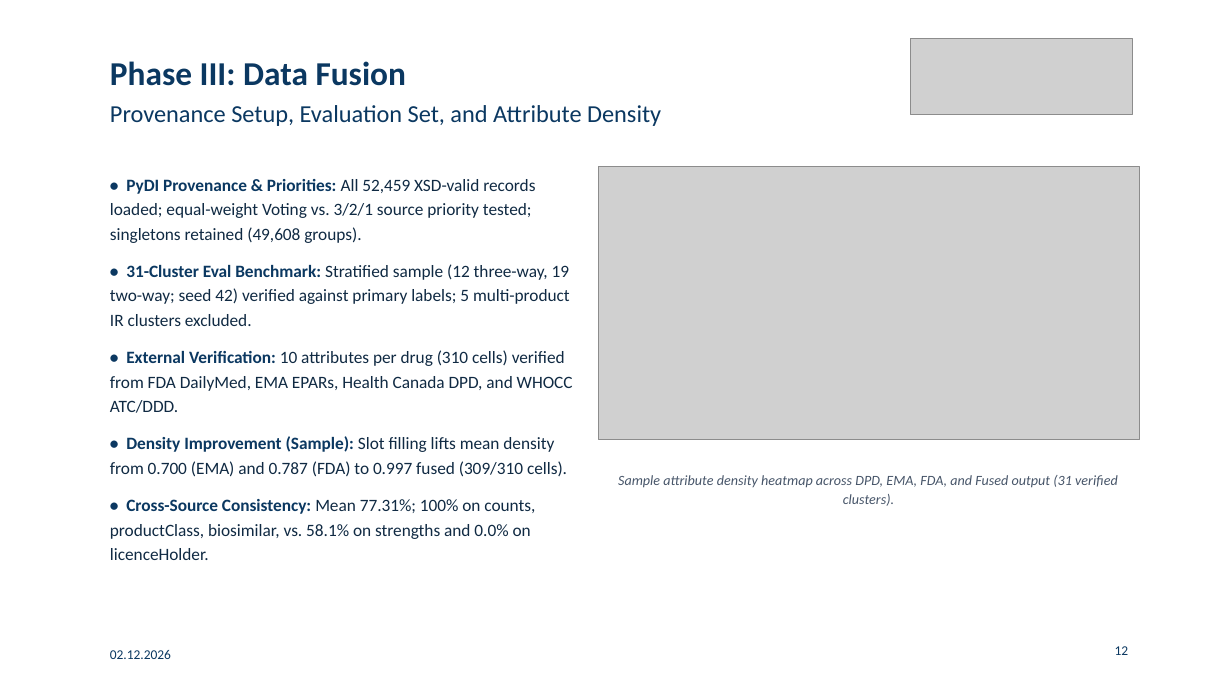
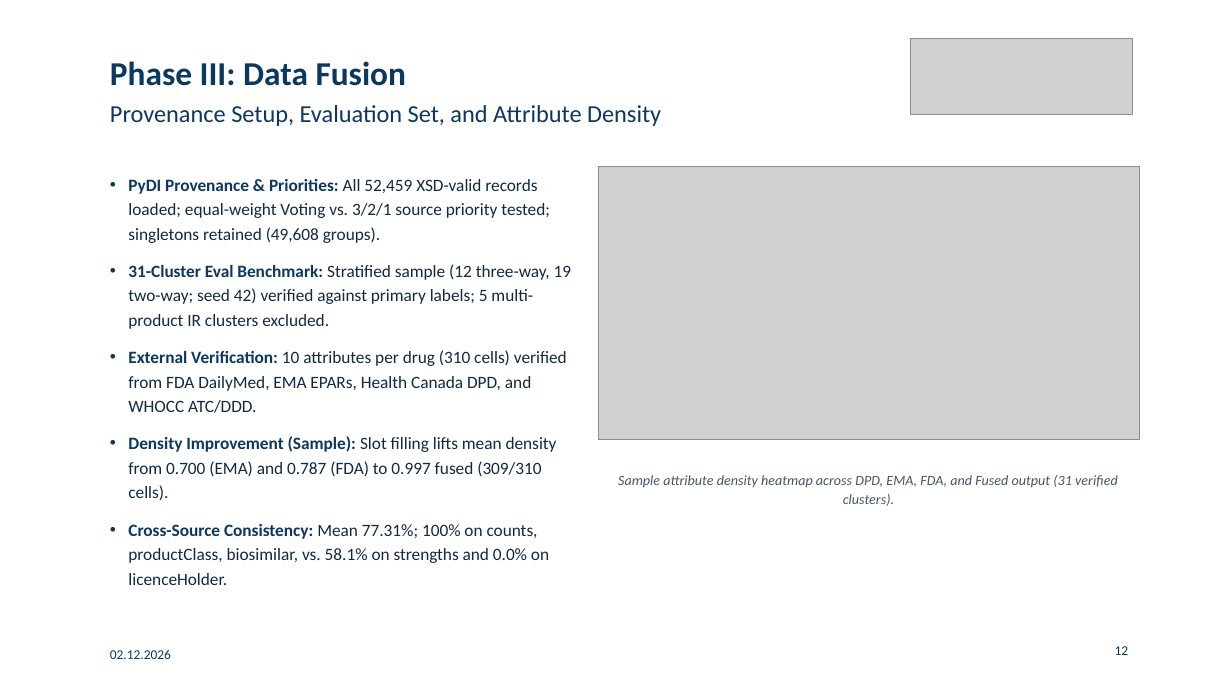
Before and after one commit to gabegagster/wdi-drug-integration, a slide deck: slide 12 of docs/presentation/wdi_drug_integration_presentation.pptx. Drawn at 1232x693 pixels with LibreOffice and Linux fonts; fonts in the diff are those of the drawing; grey boxes stand for pictures. Boxes give left, top, right and bottom in pixels: in the first picture for what was removed or moved away, otherwise in the second. Text is boxed around its words. In the diff, an @@ line names an element or a change of style, - is before the commit and + after.

```diff
--- a/docs/presentation/wdi_drug_integration_presentation.pptx
+++ b/docs/presentation/wdi_drug_integration_presentation.pptx
@@ text at (x1=128, y1=179, x2=571, y2=585): text changed @@
-• PyDI Provenance & Priorities: All 52,459 XSD-valid records loaded; equal-weight Voting vs. 3/2/1 source priority tested; singletons retained (49,608 groups).
-• 31-Cluster Eval Benchmark: Stratified sample (12 three-way, 19 two-way; seed 42) verified against primary labels; 5 multi-product IR clusters excluded.
-• External Verification: 10 attributes per drug (310 cells) verified from FDA DailyMed, EMA EPARs, Health Canada DPD, and WHOCC ATC/DDD.
-• Density Improvement (Sample): Slot filling lifts mean density from 0.700 (EMA) and 0.787 (FDA) to 0.997 fused (309/310 cells).
-• Cross-Source Consistency: Mean 77.31%; 100% on counts, productClass, biosimilar, vs. 58.1% on strengths and 0.0% on licenceHolder.
+• PyDI Provenance & Priorities: All 52,459 XSD-valid records loaded; equal-weight Voting vs. 3/2/1 source priority tested; singletons retained (49,608 groups).
+• 31-Cluster Eval Benchmark: Stratified sample (12 three-way, 19 two-way; seed 42) verified against primary labels; 5 multi-product IR clusters excluded.
+• External Verification: 10 attributes per drug (310 cells) verified from FDA DailyMed, EMA EPARs, Health Canada DPD, and WHOCC ATC/DDD.
+• Density Improvement (Sample): Slot filling lifts mean density from 0.700 (EMA) and 0.787 (FDA) to 0.997 fused (309/310 cells).
+• Cross-Source Consistency: Mean 77.31%; 100% on counts, productClass, biosimilar, vs. 58.1% on strengths and 0.0% on licenceHolder.
```
Also in this commit, not shown: 11 other slides changed, 1 other file.
